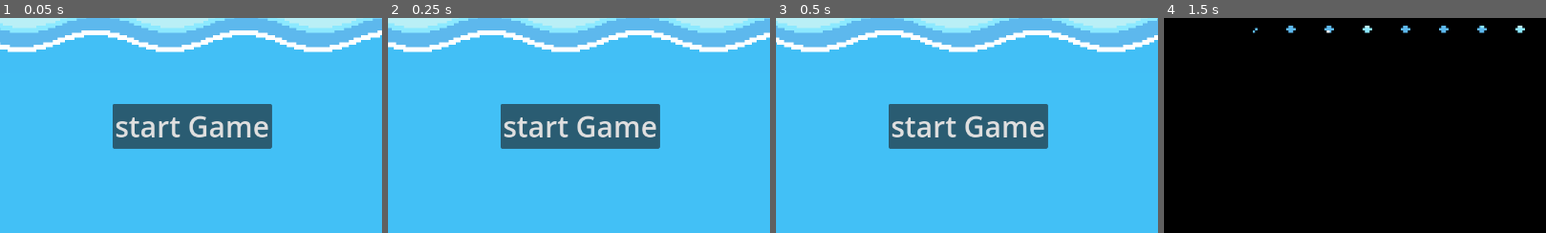
Above: before the commit, frames 1-4 (left to right).
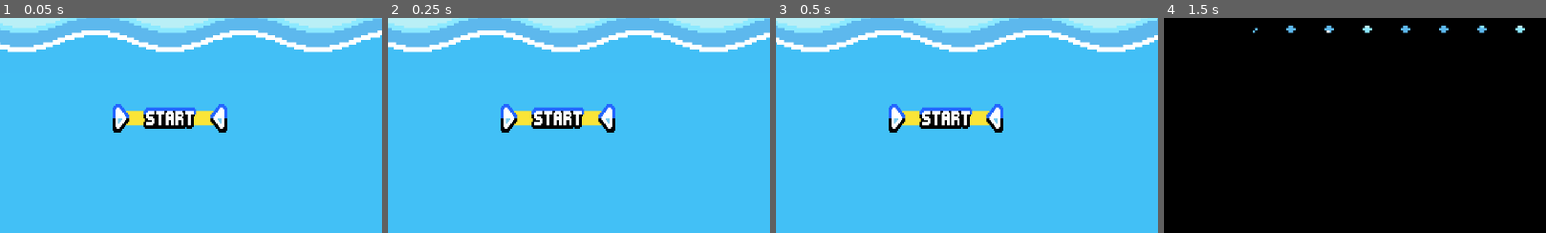
Above: after the commit, the same moments.

Repository: FaunaPolaris/BirdGameJam-Legado
Game: Godot game, scene res://shared/title_screen.tscn
The game is run twice, just before and just after one commit, with the same random seed, the same clock (stepped at 60 frames per second) and the same inputs.
Inputs (mouse positions are % of the whole screen's width and height, from its top left; square brackets give the same spot before the commit, where the layout moved):
- Up to frame 1 (0.05 s): no input
- Up to frame 2 (0.25 s): no input
- Up to frame 3 (0.5 s): no input
- Up to frame 4 (1.5 s): click (48, 70) [51, 72] at 0.5 s; click (48, 70) [51, 72] at 1.25 s
The pictures show only the part of the screen within x 26-76%, y 47-97%; the shares and areas given below are measured in that part.

The runs differ from the first frame. In frame 1, 8.7% of the frame differs, in the area x 29-72%, y 40-61%; in frame 2, 8.7%; in frame 3, 8.7%; in frame 4, nothing differs.

Commit message:
star menu button

Diff:
--- /dev/null
+++ b/shared/title_screen.tres
@@ -0,0 +1,6 @@
+[gd_resource type="StyleBoxTexture" load_steps=2 format=3 uid="uid://cvy4dtkn2oid3"]
+
+[ext_resource type="Texture2D" uid="uid://3g7par4214rt" path="res://textures/ui/menu/start_on.png" id="1_a8vsx"]
+
+[resource]
+texture = ExtResource("1_a8vsx")
--- a/shared/title_screen.tscn
+++ b/shared/title_screen.tscn
@@ -7,7 +7,9 @@
 [ext_resource type="Texture2D" uid="uid://ddls23kveavui" path="res://textures/background/clouds/cloud_front_3.png" id="5_mbslf"]
 [ext_resource type="Texture2D" uid="uid://tj0r05cxtju6" path="res://textures/waves/wave_back.png" id="6_jr3om"]
 [ext_resource type="Texture2D" uid="uid://b0xujctcu0yji" path="res://textures/waves/wave_front.png" id="7_fmxxa"]
+[ext_resource type="StyleBox" uid="uid://cvy4dtkn2oid3" path="res://shared/title_screen.tres" id="8_oia1i"]
 [ext_resource type="Texture2D" uid="uid://bgf74v6se38ky" path="res://textures/ui/menu/M.png" id="8_u3etj"]
+[ext_resource type="Texture2D" uid="uid://c0lr5gimjuta2" path="res://textures/ui/menu/start_off.png" id="8_y2fom"]
 [ext_resource type="Texture2D" uid="uid://c8k3qetplwem7" path="res://textures/ui/menu/I.png" id="9_y2fom"]
 [ext_resource type="Texture2D" uid="uid://cm7xjenu7ptck" path="res://textures/ui/menu/G.png" id="10_oia1i"]
 [ext_resource type="Texture2D" uid="uid://cduo73ajqhii3" path="res://textures/ui/menu/R.png" id="11_nmotf"]
@@ -16,6 +18,11 @@
 [ext_resource type="AudioStream" uid="uid://wlme0w6hut8n" path="res://sound/botao_fx.wav" id="14_kg3b4"]
 [ext_resource type="Texture2D" uid="uid://gexb78ardsos" path="res://textures/background/Vines.png" id="15_mbslf"]
 [ext_resource type="PackedScene" uid="uid://nyda18r64o8j" path="res://shared/transition_control.tscn" id="16_jr3om"]
+
+[sub_resource type="StyleBoxEmpty" id="StyleBoxEmpty_u3etj"]
+
+[sub_resource type="StyleBoxTexture" id="StyleBoxTexture_nmotf"]
+texture = ExtResource("8_y2fom")
 
 [node name="titleScreen" type="Control"]
 layout_mode = 3
@@ -108,13 +115,18 @@
 texture = ExtResource("7_fmxxa")
 
 [node name="startGame" type="Button" parent="."]
+texture_filter = 1
 layout_mode = 2
 offset_left = 523.0
 offset_top = 483.0
-offset_right = 790.0
-offset_bottom = 558.0
+offset_right = 571.0
+offset_bottom = 495.0
+scale = Vector2(4, 4)
 theme_override_font_sizes/font_size = 48
-text = "start Game"
+theme_override_styles/focus = SubResource("StyleBoxEmpty_u3etj")
+theme_override_styles/hover = ExtResource("8_oia1i")
+theme_override_styles/pressed = SubResource("StyleBoxTexture_nmotf")
+theme_override_styles/normal = ExtResource("8_oia1i")
 
 [node name="Title" type="Node2D" parent="."]
 texture_filter = 1
Not shown: 1 places in shared/title_screen.tscn that only renumber resources
